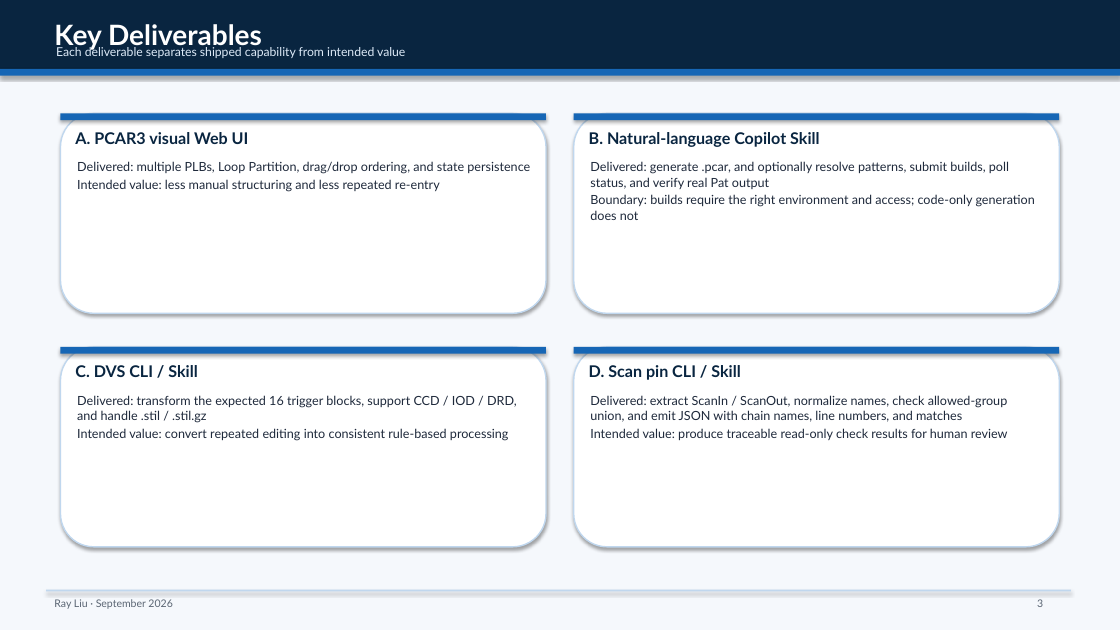
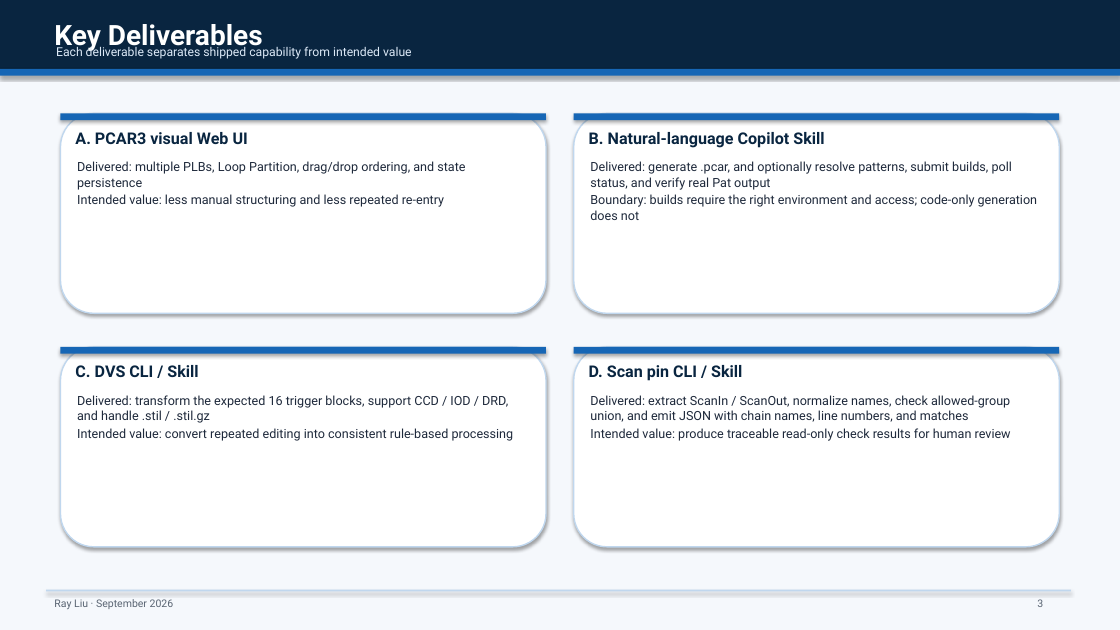
Before and after one commit to Ray-Liu-intel/-PCAR3-Python-Code-Generator, a slide deck: slide 3 of presentations/miniops/MiniOps_Management_EN.pptx. Drawn at 1120x630 pixels with LibreOffice and Linux fonts; fonts in the diff are those of the drawing. Boxes give left, top, right and bottom in pixels: in the first picture for what was removed or moved away, otherwise in the second. Text is boxed around its words. In the diff, an @@ line names an element or a change of style, - is before the commit and + after.

```diff
--- a/presentations/miniops/MiniOps_Management_EN.pptx
+++ b/presentations/miniops/MiniOps_Management_EN.pptx
@@ font Lato to Roboto in 11 elements at bbox=[54, 24, 263, 53], bbox=[56, 44, 412, 59], bbox=[54, 599, 174, 609], bbox=[75, 132, 248, 144], bbox=[77, 161, 465, 207], bbox=[589, 132, 824, 148], bbox=[590, 161, 1038, 220], bbox=[75, 365, 198, 377], bbox=[77, 395, 514, 441], bbox=[589, 365, 742, 381], bbox=[590, 395, 1011, 441] @@
```
Also in this commit, not shown: 5 other slides changed, 4 other files.
